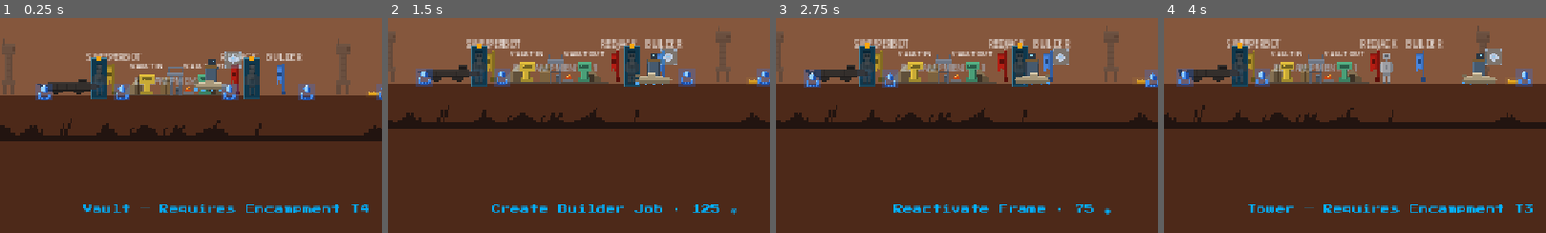
Above: before the commit, frames 1-4 (left to right).
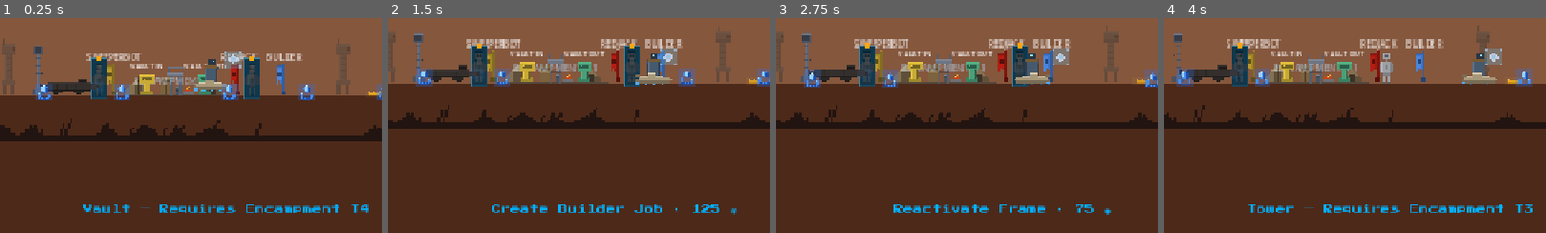
Above: after the commit, the same moments.

Repository: elliswalker/guardian-rising-game
Game: Godot game, scene res://scenes/world/mars.tscn
Two runs of this game, one before a commit and one after it. Both use one fixed random seed, a clock stepped at 60 frames per second and the inputs below. This scene is started directly instead of the project's main scene.
Inputs:
- Up to frame 1 (0.25 s): no input
- Up to frame 2 (1.5 s): hold Space (action) 0.53-1.28 s; hold D (move_right) from 0.53 s (still down); tap Up (ui_up) at 0.77 s; tap E (ability) at 1.35 s
- Up to frame 3 (2.75 s): tap Up (ui_up) at 1.52 s; tap Space (action) at 1.55 s; release D (move_right) at 2.03 s; hold A (move_left) from 2.03 s (still down); hold Space (action) from 2.03 s (still down)
- Up to frame 4 (4 s): release A (move_left) at 2.78 s; release Space (action) at 2.78 s; hold D (move_right) from 2.78 s (still down); tap Space (action) at 2.85, 3.8 s; tap Up (ui_up) at 3.02, 3.77 s; hold E (ability) from 3.53 s (still down)
The pictures show only the part of the screen within x 20-70%, y 50-100%; the shares and areas given below are measured in that part.

The runs differ from the first frame. In frame 1, 0.3% of the frame differs, in the area x 8-12%, y 12-36%; in frame 2, 0.3%, in the area x 6-10%, y 6-30%; in frame 3, 0.3%; in frame 4, 0.2%.

Commit message:
Away-decay Beacon: the lighthouse analog — leaving is now a provisioning call
Fixes #40. New Beacon structure stands with every camp (script-spawned
beside the ship on all four planets):

- Three tiers, workerless like the encampment ladder: Signal 150 (holds
  10 away-nights), Relay 300 (20), Aegis 500 (30)
- Tier stored per planet (GameState.beacon_tiers + beacon_tier()/
  set_beacon_tier()/beacon_nights()), saved/loaded, wiped on new run
- Away-decay sim in all four controllers now subtracts the beacon
  protection from the nights simulated — an Aegis beacon means a month
  offworld costs you nothing
- Lamp breathes in tier color (arc blue -> green -> gold), visible from
  across the camp; mast sprite brightens per tier
- New beacon.png in the structure generator (near-white, tier-tinted)

Two Crowns rule recreated: return without provisioning and find your
kingdom crumbled; pay before you sail and it holds.

Co-Authored-By: Claude Sonnet 4.6 <noreply@anthropic.com>

Diff:
--- /dev/null
+++ b/scenes/world/beacon.tscn
@@ -0,0 +1,26 @@
+[gd_scene load_steps=4 format=3]
+
+[ext_resource type="Script" path="res://scripts/world/beacon.gd" id="1"]
+[ext_resource type="Texture2D" path="res://assets/sprites/structures/beacon.png" id="2"]
+
+[sub_resource type="RectangleShape2D" id="RectangleShape2D_1"]
+size = Vector2(26, 34)
+
+[node name="Beacon" type="Area2D"]
+script = ExtResource("1")
+
+[node name="Mast" type="Sprite2D" parent="."]
+centered = false
+offset = Vector2(-6, -42)
+texture = ExtResource("2")
+
+[node name="Lamp" type="ColorRect" parent="."]
+offset_left = -3.0
+offset_top = -39.0
+offset_right = 2.0
+offset_bottom = -35.0
+color = Color(0.25, 0.28, 0.32, 0.0)
+
+[node name="CollisionShape2D" type="CollisionShape2D" parent="."]
+position = Vector2(0, -17)
+shape = SubResource("RectangleShape2D_1")
--- a/scripts/autoload/game_state.gd
+++ b/scripts/autoload/game_state.gd
@@ -60,6 +60,20 @@
 func set_camp_tier(tier: int) -> void:
 	encampment_tiers[current_planet] = tier
 
+# Away-decay Beacon (#40) — the lighthouse analog. Per planet, tier 0-3;
+# each tier protects 0/10/20/30 away-nights from the decay simulation.
+var beacon_tiers: Dictionary = {}
+
+func beacon_tier() -> int:
+	return int(beacon_tiers.get(current_planet, 0))
+
+func set_beacon_tier(tier: int) -> void:
+	beacon_tiers[current_planet] = tier
+
+func beacon_nights(planet: String) -> int:
+	var protections: Array[int] = [0, 10, 20, 30]
+	return protections[clampi(int(beacon_tiers.get(planet, 0)), 0, 3)]
+
 # ── Ghosts & supers (EP-08) ──────────────────────────────────────────────────
 var legendary_shards: int = 0
 var equipped_super: String = ""      # "" until an elemental Ghost is found
@@ -136,6 +150,7 @@
 		"unlocked_supers": unlocked_supers,
 		"mote_reduction": mote_reduction,
 		"encampment_tiers": encampment_tiers,
+		"beacon_tiers": beacon_tiers,
 		"current_planet": current_planet,
 		"ships_built": ships_built,
 		"stone_unlocked": stone_unlocked,
@@ -181,6 +196,7 @@
 	unlocked_supers.assign(d.get("unlocked_supers", []))
 	mote_reduction = float(d.get("mote_reduction", 0.0))
 	encampment_tiers = d.get("encampment_tiers", {})
+	beacon_tiers = d.get("beacon_tiers", {})
 	current_planet = String(d.get("current_planet", "earth"))
 	ships_built = d.get("ships_built", {})
 	stone_unlocked = bool(d.get("stone_unlocked", false))
@@ -327,6 +343,7 @@
 	vaulted_glimmer = 0
 	vault_changed.emit(0)
 	encampment_tiers.clear()
+	beacon_tiers.clear()
 	legendary_shards = 0
 	equipped_super = ""
 	unlocked_supers.clear()
--- /dev/null
+++ b/scripts/world/beacon.gd
@@ -0,0 +1,88 @@
+extends Area2D
+
+# Away-decay Beacon (#40) — the Two Crowns lighthouse analog. Raise it
+# before you leave and the planet holds while you're gone: each tier
+# protects more away-nights from the decay simulation. Leaving becomes a
+# provisioning decision, not a coin flip.
+#
+# T1 Signal (150◈) — holds 10 nights
+# T2 Relay  (300◈) — holds 20 nights
+# T3 Aegis  (500◈) — holds 30 nights
+
+const TIER_COSTS: Array[int] = [150, 300, 500]
+const TIER_NIGHTS: Array[int] = [0, 10, 20, 30]
+const TIER_NAMES: Array[String] = ["", "Signal", "Relay", "Aegis"]
+const MAX_TIER := 3
+
+const LAMP_COLORS: Array[Color] = [
+	Color(0.25, 0.28, 0.32, 0.0),   # unlit
+	Color(0.45, 0.85, 1.00, 0.9),   # Signal — pale arc blue
+	Color(0.55, 0.95, 0.75, 0.95),  # Relay — steady green
+	Color(1.00, 0.85, 0.45, 1.0),   # Aegis — golden
+]
+
+@onready var _mast: Sprite2D = $Mast
+@onready var _lamp: ColorRect = $Lamp
+
+var _player_inside: bool = false
+var _pulse: Tween = null
+
+func _ready() -> void:
+	add_to_group("beacons")
+	collision_layer = 0
+	collision_mask = 8  # player
+	body_entered.connect(_on_body_entered)
+	body_exited.connect(_on_body_exited)
+	_update_visual()
+
+func _process(_delta: float) -> void:
+	if not _player_inside:
+		return
+	var tier: int = GameState.beacon_tier()
+	if tier >= MAX_TIER:
+		return
+	var player: Node2D = get_tree().get_first_node_in_group("player") as Node2D
+	var pdist: float = global_position.distance_to(player.global_position) if player else 999999.0
+	GameState.show_action_prompt(self,
+		"[ SPACE ]  Beacon %s — %d ◈   (holds %d nights)" %
+		[TIER_NAMES[tier + 1], TIER_COSTS[tier], TIER_NIGHTS[tier + 1]], 6, pdist)
+	if GameState.is_prompt_owner(self) and Input.is_action_just_pressed("action"):
+		_try_upgrade()
+
+func _on_body_entered(body: Node2D) -> void:
+	if body.is_in_group("player"):
+		_player_inside = true
+
+func _on_body_exited(body: Node2D) -> void:
+	if body.is_in_group("player"):
+		_player_inside = false
+		GameState.hide_action_prompt(self)
+
+func _try_upgrade() -> void:
+	var tier: int = GameState.beacon_tier()
+	if tier >= MAX_TIER:
+		return
+	if not GameState.spend_glimmer(TIER_COSTS[tier]):
+		return
+	GameState.set_beacon_tier(tier + 1)
+	Sound.play("ding", -2.0, 0.9 + 0.15 * float(tier))
+	_update_visual()
+	if GameState.beacon_tier() >= MAX_TIER:
+		GameState.hide_action_prompt(self)
+
+func _update_visual() -> void:
+	var tier: int = GameState.beacon_tier()
+	if _mast:
+		var t: float = float(tier) / float(MAX_TIER)
+		_mast.modulate = Color(0.45 + t * 0.3, 0.48 + t * 0.3, 0.54 + t * 0.3, 1.0)
+	if not _lamp:
+		return
+	_lamp.color = LAMP_COLORS[clampi(tier, 0, MAX_TIER)]
+	if _pulse:
+		_pulse.kill()
+		_pulse = null
+	if tier > 0:
+		# the lamp breathes — visible from across the camp, a promise kept
+		_pulse = create_tween().set_loops()
+		_pulse.tween_property(_lamp, "modulate:a", 0.35, 1.4).set_ease(Tween.EASE_IN_OUT)
+		_pulse.tween_property(_lamp, "modulate:a", 1.0, 1.4).set_ease(Tween.EASE_IN_OUT)
--- a/scripts/world/cosmodrome.gd
+++ b/scripts/world/cosmodrome.gd
@@ -10,6 +10,7 @@
 const FRAME_SCENE     := preload("res://scenes/world/guardian.tscn")
 const TREE_SCENE      := preload("res://scenes/world/tree.tscn")
 const SHIP_SCENE      := preload("res://scenes/world/ship.tscn")
+const BEACON_SCENE    := preload("res://scenes/world/beacon.tscn")
 const PORTAL_SCENE    := preload("res://scenes/world/portal.tscn")
 const FLAG_SCENE      := preload("res://scenes/world/attack_flag.tscn")
 const WILDLIFE_SCENE  := preload("res://scenes/world/wildlife.tscn")
@@ -299,6 +300,11 @@
 	ship.position = Vector2(-90.0, 142.0)
 	add_child(ship)
 
+	# the away-decay Beacon stands with the camp (#40)
+	var beacon: Area2D = BEACON_SCENE.instantiate() as Area2D
+	beacon.position = Vector2(-115.0, 148.0)
+	add_child(beacon)
+
 	var portal_r: Node2D = PORTAL_SCENE.instantiate() as Node2D
 	portal_r.position = Vector2(880.0, 148.0)
 	add_child(portal_r)
@@ -510,7 +516,9 @@
 func _simulate_away_nights(st: Dictionary) -> void:
 	if GameState.planets_cleared.get(PLANET_NAME, false):
 		return
-	var nights: int = maxi(GameState.day_number - int(st["departed_day"]), 0)
+	# The Beacon holds the line while you're away (#40)
+	var protected: int = GameState.beacon_nights(PLANET_NAME)
+	var nights: int = maxi(GameState.day_number - int(st["departed_day"]) - protected, 0)
 	var walls: Array = st["walls"]
 	var workers: Array = st["workers"]
 	var enc: float = 0.0
--- a/scripts/world/earth_highway.gd
+++ b/scripts/world/earth_highway.gd
@@ -8,6 +8,7 @@
 const FRAME_SCENE     := preload("res://scenes/world/guardian.tscn")
 const TREE_SCENE      := preload("res://scenes/world/tree.tscn")
 const SHIP_SCENE      := preload("res://scenes/world/ship.tscn")
+const BEACON_SCENE    := preload("res://scenes/world/beacon.tscn")
 const PORTAL_SCENE    := preload("res://scenes/world/portal.tscn")
 const SHRINE_SCENE    := preload("res://scenes/world/ghost_shrine.tscn")
 const PICKUP_SCENE    := preload("res://scenes/world/pickup.tscn")
@@ -335,7 +336,9 @@
 func _simulate_away_nights(st: Dictionary) -> void:
 	if GameState.planets_cleared.get(PLANET_NAME, false):
 		return
-	var nights: int = maxi(GameState.day_number - int(st["departed_day"]), 0)
+	# The Beacon holds the line while you're away (#40)
+	var protected: int = GameState.beacon_nights(PLANET_NAME)
+	var nights: int = maxi(GameState.day_number - int(st["departed_day"]) - protected, 0)
 	var walls: Array = st["walls"]
 	var workers: Array = st["workers"]
 	var enc: float = GameState.encampment_x
@@ -386,6 +389,11 @@
 	ship.position = Vector2(-280.0, 142.0)
 	add_child(ship)
 
+	# the away-decay Beacon stands with the camp (#40)
+	var beacon: Area2D = BEACON_SCENE.instantiate() as Area2D
+	beacon.position = Vector2(-190.0, 148.0)
+	add_child(beacon)
+
 	var portal: Node2D = PORTAL_SCENE.instantiate() as Node2D
 	portal.position = Vector2(740.0, 148.0)
 	add_child(portal)
--- a/scripts/world/mars.gd
+++ b/scripts/world/mars.gd
@@ -14,6 +14,7 @@
 const CACHE_SCENE     := preload("res://scenes/world/glimmer_cache.tscn")
 const FRAME_SCENE     := preload("res://scenes/world/guardian.tscn")
 const SHIP_SCENE      := preload("res://scenes/world/ship.tscn")
+const BEACON_SCENE    := preload("res://scenes/world/beacon.tscn")
 const PORTAL_SCENE    := preload("res://scenes/world/portal.tscn")
 const FLAG_SCENE      := preload("res://scenes/world/attack_flag.tscn")
 const WALL_SCENE      := preload("res://scenes/world/wall.tscn")
@@ -380,6 +381,11 @@
 	var ship: Node2D = SHIP_SCENE.instantiate() as Node2D
 	ship.position = Vector2(-90.0, 142.0)
 	add_child(ship)
+
+	# the away-decay Beacon stands with the camp (#40)
+	var beacon: Area2D = BEACON_SCENE.instantiate() as Area2D
+	beacon.position = Vector2(-115.0, 148.0)
+	add_child(beacon)
 
 	# TWO drop-pod launch sites — Mars's portals, one per flank
 	var site_r: Node2D = PORTAL_SCENE.instantiate() as Node2D
@@ -538,7 +544,9 @@
 func _simulate_away_nights(st: Dictionary) -> void:
 	if GameState.planets_cleared.get(PLANET_NAME, false):
 		return
-	var nights: int = maxi(GameState.day_number - int(st["departed_day"]), 0)
+	# The Beacon holds the line while you're away (#40)
+	var protected: int = GameState.beacon_nights(PLANET_NAME)
+	var nights: int = maxi(GameState.day_number - int(st["departed_day"]) - protected, 0)
 	var walls: Array = st["walls"]
 	var workers: Array = st["workers"]
 	var enc: float = GameState.encampment_x
--- a/scripts/world/moon.gd
+++ b/scripts/world/moon.gd
@@ -11,6 +11,7 @@
 const CACHE_SCENE     := preload("res://scenes/world/glimmer_cache.tscn")
 const FRAME_SCENE     := preload("res://scenes/world/guardian.tscn")
 const SHIP_SCENE      := preload("res://scenes/world/ship.tscn")
+const BEACON_SCENE    := preload("res://scenes/world/beacon.tscn")
 const PORTAL_SCENE    := preload("res://scenes/world/portal.tscn")
 const FLAG_SCENE      := preload("res://scenes/world/attack_flag.tscn")
 const WALL_SCENE      := preload("res://scenes/world/wall.tscn")
@@ -305,6 +306,11 @@
 	var ship: Node2D = SHIP_SCENE.instantiate() as Node2D
 	ship.position = Vector2(-90.0, 142.0)
 	add_child(ship)
+
+	# the away-decay Beacon stands with the camp (#40)
+	var beacon: Area2D = BEACON_SCENE.instantiate() as Area2D
+	beacon.position = Vector2(-115.0, 148.0)
+	add_child(beacon)
 
 	# TWO Hive tombs, one per front — each soul lantern feeds its own flood
 	var tomb_r: Node2D = PORTAL_SCENE.instantiate() as Node2D
@@ -488,7 +494,9 @@
 func _simulate_away_nights(st: Dictionary) -> void:
 	if GameState.planets_cleared.get(PLANET_NAME, false):
 		return
-	var nights: int = maxi(GameState.day_number - int(st["departed_day"]), 0)
+	# The Beacon holds the line while you're away (#40)
+	var protected: int = GameState.beacon_nights(PLANET_NAME)
+	var nights: int = maxi(GameState.day_number - int(st["departed_day"]) - protected, 0)
 	var walls: Array = st["walls"]
 	var workers: Array = st["workers"]
 	var enc: float = GameState.encampment_x
Binary file added: assets/sprites/structures/beacon.png
Not shown, changed: tools/gen_structure_polish.py
